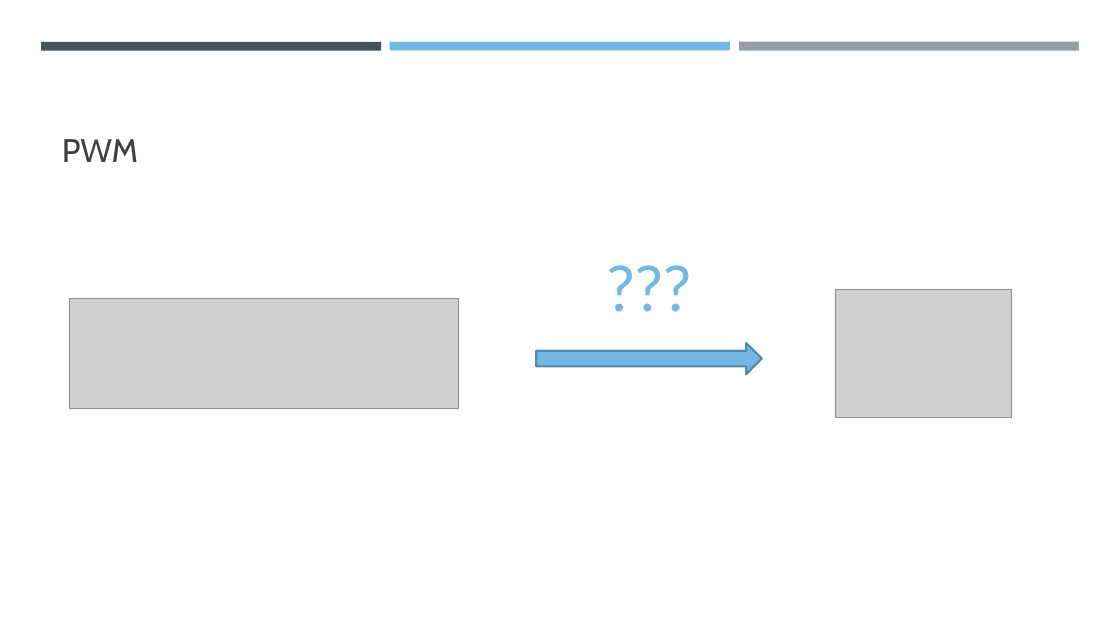
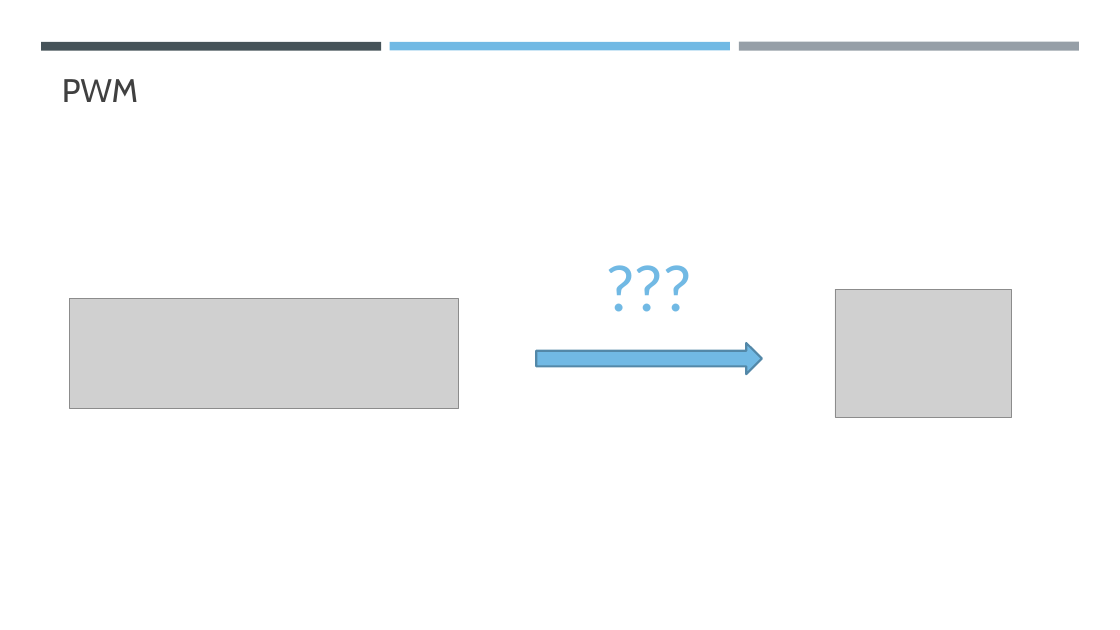
Before and after one commit to FlavioGala/giufla, a slide deck: slide 4 of projectSineWave/reports/PRESENTATION/Wave synthesis with field programmable gate array.pptx. Drawn at 1120x630 pixels with LibreOffice and Linux fonts; fonts in the diff are those of the drawing; grey boxes stand for pictures. Boxes give left, top, right and bottom in pixels: in the first picture for what was removed or moved away, otherwise in the second. Text is boxed around its words. In the diff, an @@ line names an element or a change of style, - is before the commit and + after.

```diff
--- a/projectSineWave/reports/PRESENTATION/Wave synthesis with field programmable gate array.pptx
+++ b/projectSineWave/reports/PRESENTATION/Wave synthesis with field programmable gate array.pptx
@@ title "PWM": place and size @@
-title "PWM" at (62,139,138,162)
+title "PWM" at (62,79,138,102)
```
Also in this commit, not shown: 4 other slides changed, 7 slides added, 1 slide removed, 17 other files.
